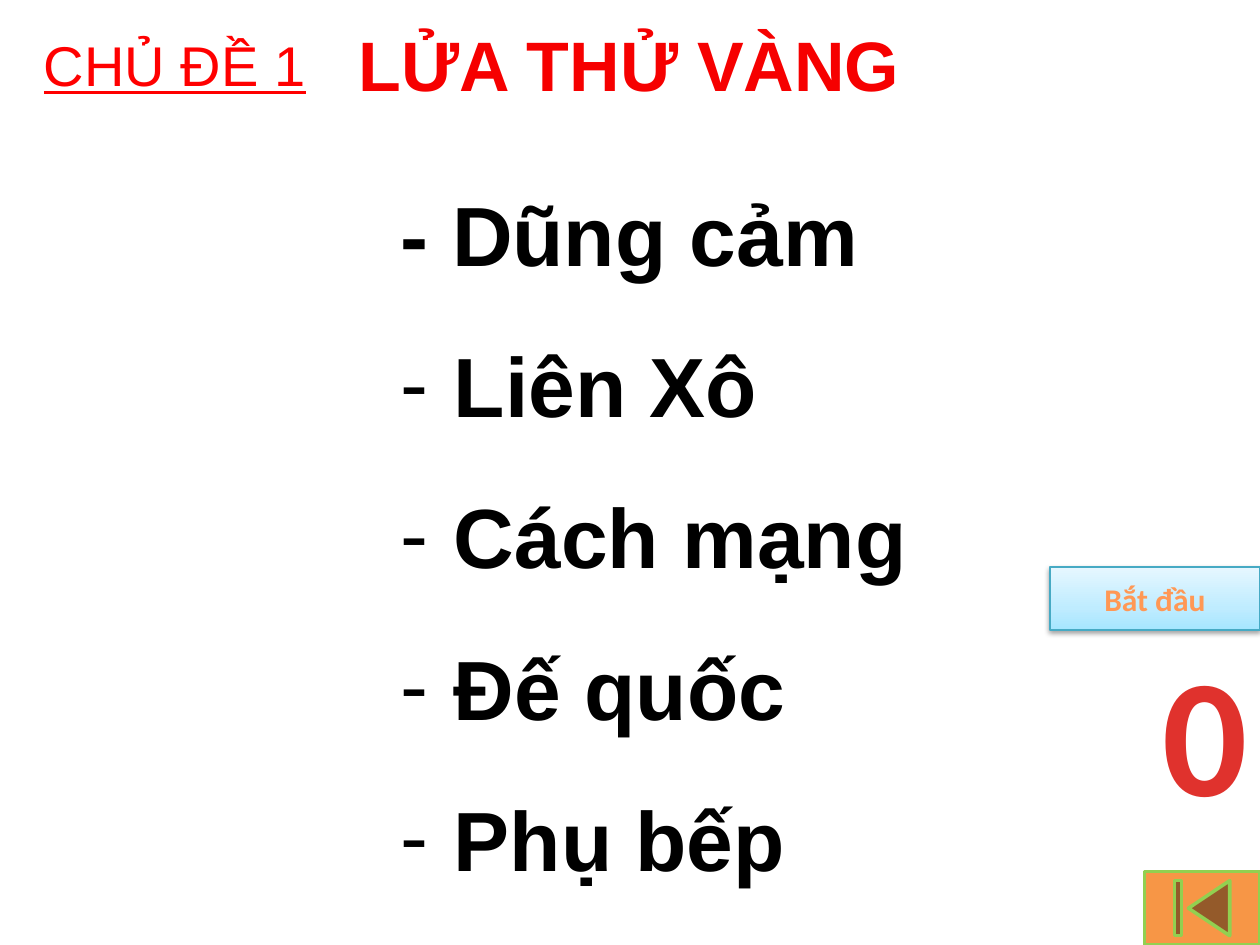
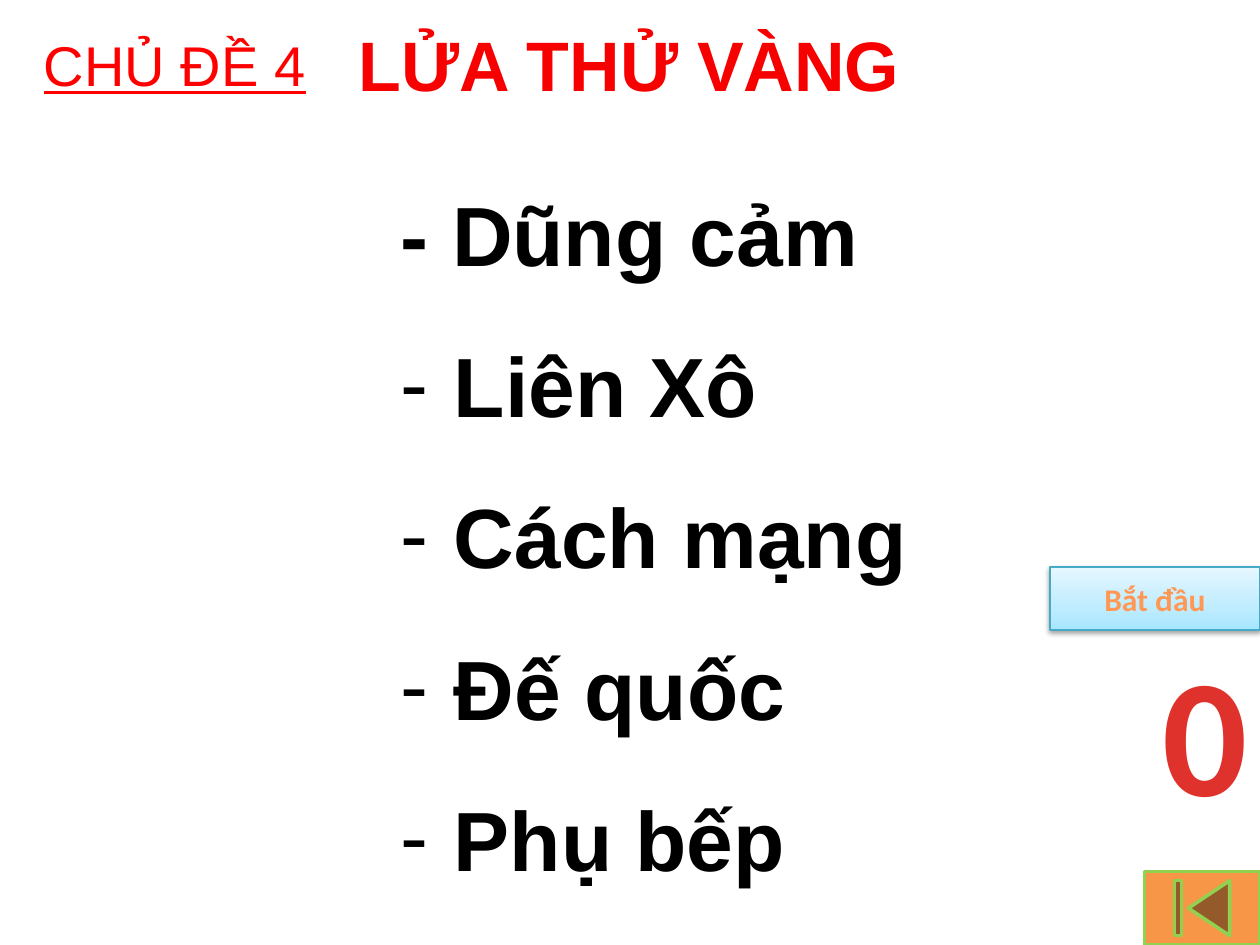
Before and after one commit to huytt/giao-an, a slide deck: slide 35 of hoi_thi.pptx (slide 14 before the commit). Drawn at 1260x945 pixels with LibreOffice and Linux fonts; fonts in the diff are those of the drawing; background and template pictures are left out. Boxes give left, top, right and bottom in pixels: in the first picture for what was removed or moved away, otherwise in the second. Text is boxed around its words. In the diff, an @@ line names an element or a change of style, - is before the commit and + after.

```diff
--- a/hoi_thi.pptx
+++ b/hoi_thi.pptx
@@ text at (x1=44, y1=42, x2=305, y2=94): text changed @@
-CHỦ ĐỀ 1
+CHỦ ĐỀ 4
```
Also in this commit, not shown: 12 other slides changed, 23 slides added, 1 slide removed.
